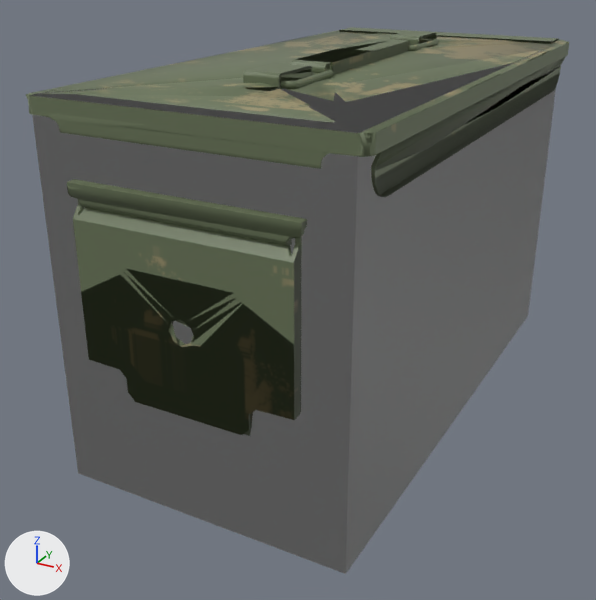
The Blender file M2A1.blend, before and after one commit.
Both versions are drawn from a camera (50 mm lens) standing at (0.184, -0.392, 0.241) and looking at (-0.016, -0.028, 0.059). Arrows for +X, +Y and +Z are at lower left; the lights stay in place.

The scene before the commit, as lines of its bpy script (objects in view):
```python
ob_1 = bpy.data.objects.new('1', me_body28_002)
ob_1.location = (0.0, 0.0, 0.0)
ob_2 = bpy.data.objects.new('2', me_body28_000)
ob_2.location = (0.0, 0.0, 0.0)
ob_3 = bpy.data.objects.new('3', me_body28_003)
ob_3.location = (0.0, 0.0, 0.0)
ob_4 = bpy.data.objects.new('4', me_body28_004)
ob_4.location = (0.0, 0.0, 0.0)
ob_5 = bpy.data.objects.new('5', me_body28_005)
ob_5.location = (0.0, 0.0, 0.0)
ob_geometry = bpy.data.objects.new('Geometry', me_cube)
ob_geometry.location = (0.0, 0.0, 0.0)
ob_shadow_volume = bpy.data.objects.new('Shadow Volume', me_cube_001)
ob_shadow_volume.location = (0.0, 0.0, 0.0)
```
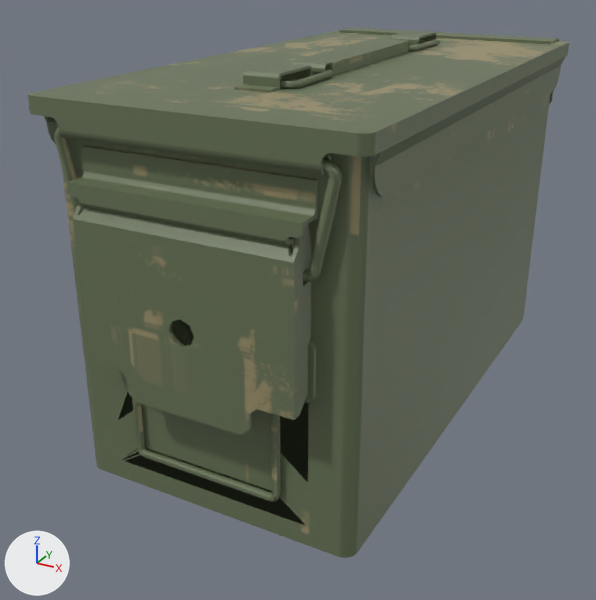
Pixel boxes [x1, y1, x2, y2] of what changed, in the pictures (596 x 600 px):
```json
{"object": "Geometry", "change": "hidden", "before": [32, 50, 556, 574]}
{"object": "Shadow Volume", "change": "hidden", "before": [30, 55, 537, 572]}
{"object": "5", "change": "hidden", "before": [25, 31, 563, 436]}
{"object": "4", "change": "hidden", "before": [28, 31, 568, 410], "on screen": "green"}
{"object": "2", "change": "hidden", "before": [27, 27, 569, 435]}
{"object": "3", "change": "hidden", "before": [28, 33, 559, 407], "on screen": "green"}
{"object": "1", "change": "unchanged, uncovered by the edit", "before": [29, 27, 569, 435], "after": [27, 27, 569, 558]}
```

The change, as JSON lines over the scene's bpy script:
```json
{"op": "add", "block": "ob_shadow_volume", "code": "ob_shadow_volume.hide_viewport = True"}
{"op": "add", "block": "ob_5", "code": "ob_5.hide_viewport = True"}
{"op": "add", "block": "ob_4", "code": "ob_4.hide_viewport = True"}
{"op": "add", "block": "ob_3", "code": "ob_3.hide_viewport = True"}
{"op": "add", "block": "ob_2", "code": "ob_2.hide_viewport = True"}
{"op": "add", "block": "ob_geometry", "code": "ob_geometry.hide_viewport = True"}
```
